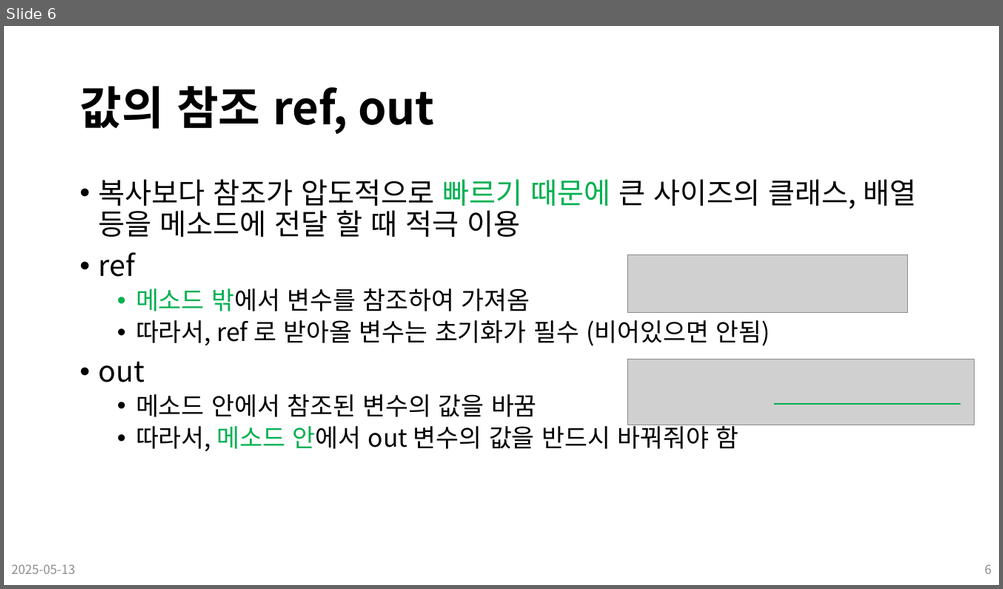
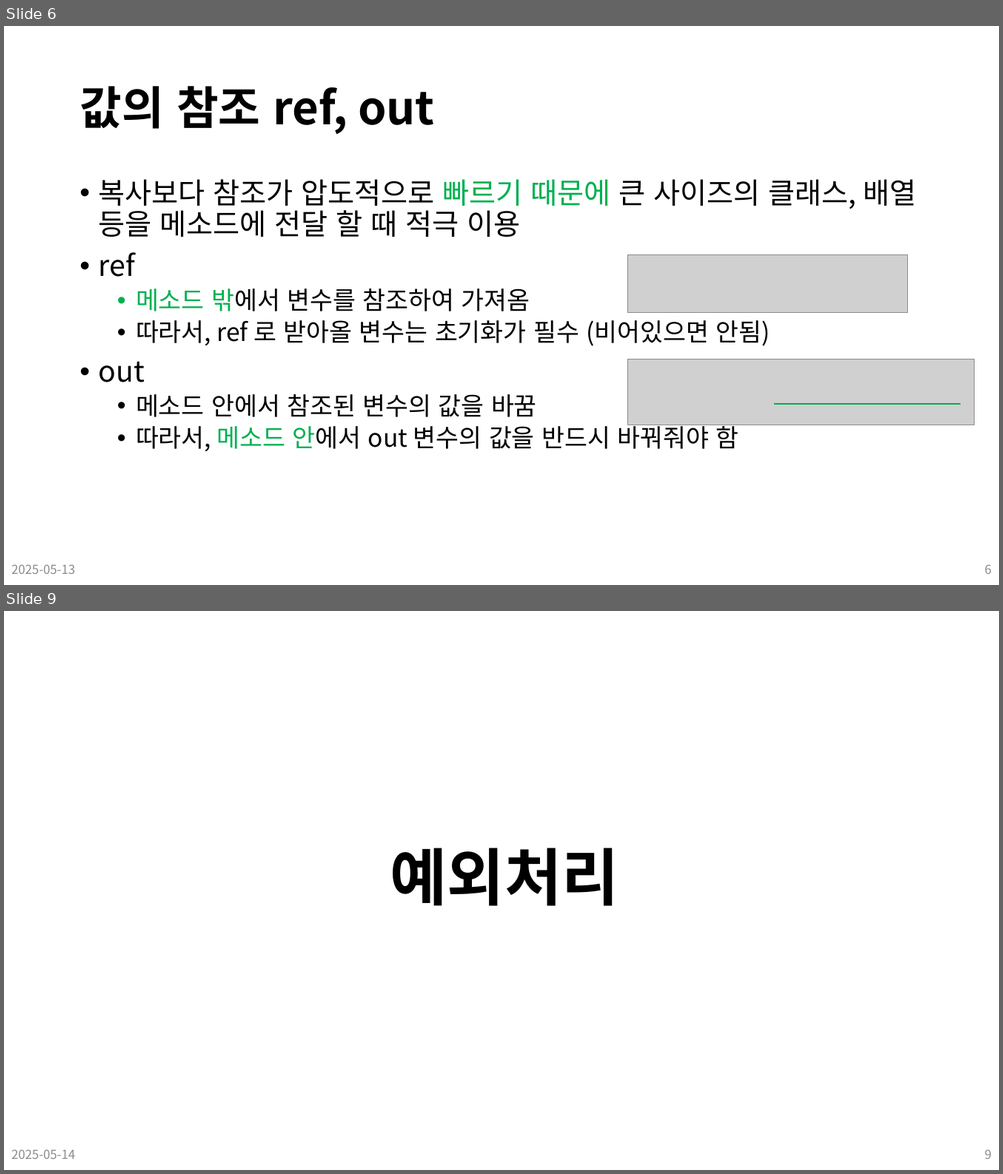
Before and after one commit to Leader-Lesson/KDT_SF_Short_5th, a slide deck: material/13_CSharp_심화문법 (예외처리).pptx. Shown one above the other, each under a label of ours: slide 6 before the commit, slides 6 and 9 after it; the slides between them are not shown. The pictures are 1003x589 and 1003x1174 pixels, drawn with LibreOffice and Linux fonts; fonts in the diff are those of the drawing; grey boxes stand for pictures; background and template pictures are left out. Boxes give left, top, right and bottom in pixels: in the first picture for what was removed or moved away, otherwise in the second. Text is boxed around its words. In the diff, an @@ line names an element or a change of style, - is before the commit and + after.

```diff
--- a/material/13_CSharp_심화문법 (예외처리).pptx
+++ b/material/13_CSharp_심화문법 (예외처리).pptx
@@ slide 9 added at [4, 611, 999, 1170], background #FFFFFF @@
@@ title added at [390, 848, 618, 906], 60 pt, text #000000, bold @@
+예외처리
@@ text added at [11, 1150, 75, 1159], 12 pt, text #8C8C8C @@
+2025-05-14
@@ page number added at [984, 1150, 991, 1159], 12 pt, text #8C8C8C @@
+9
```
Also in this commit, not shown: 5 slides changed, 4 other slides added, 27 other files.
